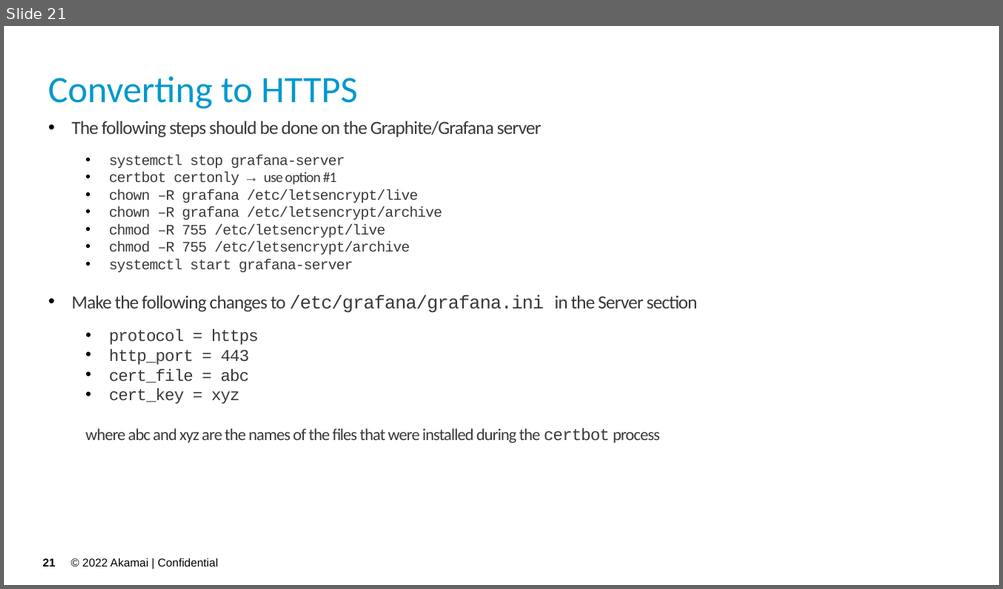
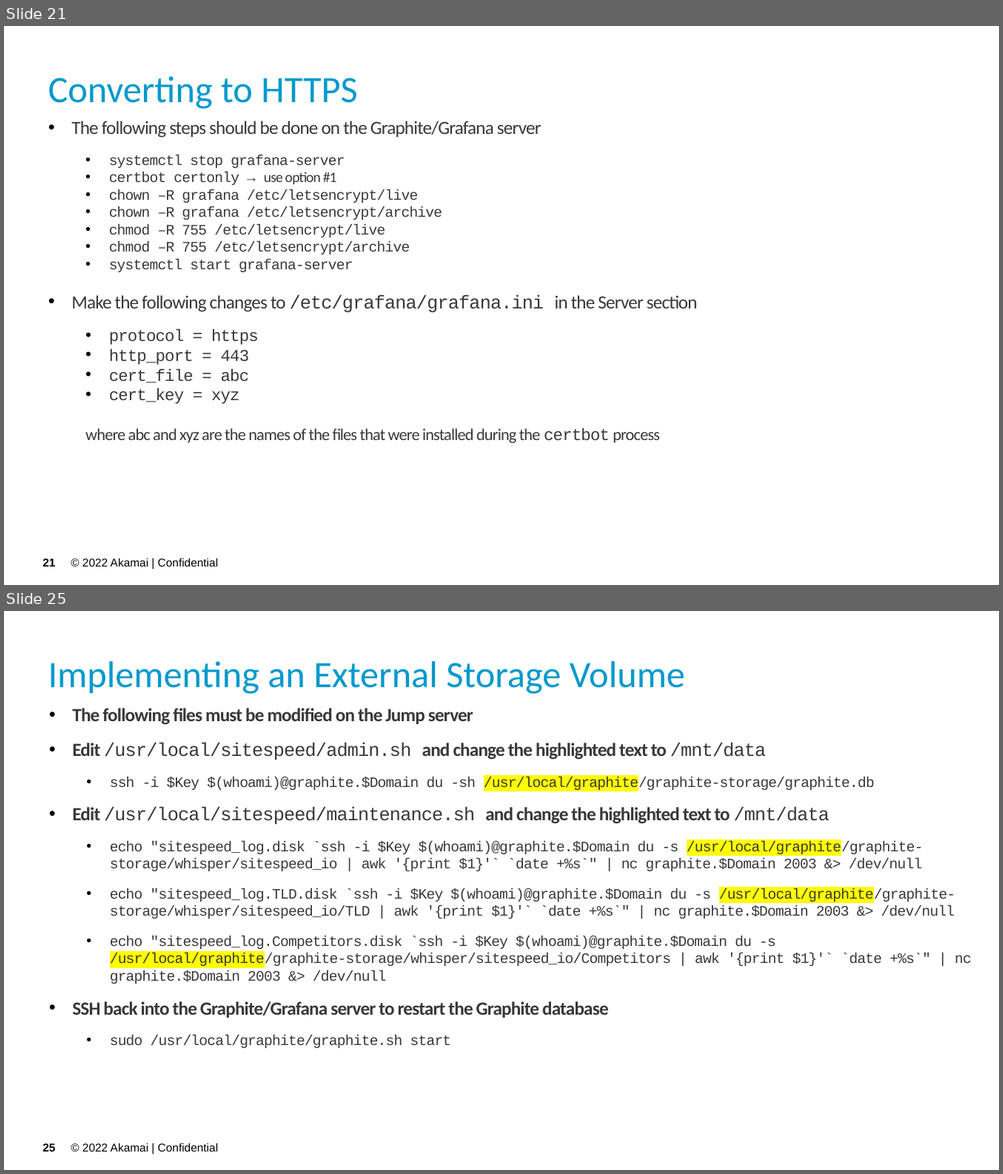
Before and after one commit to akamai-consulting/sitespeed, a slide deck: Info/Guide.pptx. Shown one above the other, each under a label of ours: slide 21 before the commit, slides 21 and 25 after it; the slides between them are not shown. The pictures are 1003x589 and 1003x1174 pixels, drawn with LibreOffice and Linux fonts; fonts in the diff are those of the drawing; background and template pictures are left out. Boxes give left, top, right and bottom in pixels: in the first picture for what was removed or moved away, otherwise in the second. Text is boxed around its words. In the diff, an @@ line names an element or a change of style, - is before the commit and + after.

Commit message:
Instructions for using external volume

```diff
--- a/Info/Guide.pptx
+++ b/Info/Guide.pptx
@@ slide 25 added at (4,611,999,1170), background picture (left out); not listed: 2 template elements that a slide beside it also shows @@
@@ title added at (48,661,685,694), 36 pt, text #0099CC @@
+Implementing an External Storage Volume
@@ text added at (72,708,971,1048), 14 pt, text #383838 @@
+• The following files must be modified on the Jump server
+• Edit /usr/local/sitespeed/admin.sh and change the highlighted text to /mnt/data
+  • ssh -i $Key $(whoami)@graphite.$Domain du -sh /usr/local/graphite/graphite-storage/graphite.db
+• Edit /usr/local/sitespeed/maintenance.sh and change the highlighted text to /mnt/data
+  • echo "sitespeed_log.disk `ssh -i $Key $(whoami)@graphite.$Domain du -s /usr/local/graphite/graphite-storage/whisper/sitespeed_io | awk '{print $1}'` `date +%s`" | nc graphite.$Domain 2003 &> /dev/null
+  • echo "sitespeed_log.TLD.disk `ssh -i $Key $(whoami)@graphite.$Domain du -s /usr/local/graphite/graphite-storage/whisper/sitespeed_io/TLD | awk '{print $1}'` `date +%s`" | nc graphite.$Domain 2003 &> /dev/null
+  • echo "sitespeed_log.Competitors.disk `ssh -i $Key $(whoami)@graphite.$Domain du -s /usr/local/graphite/graphite-storage/whisper/sitespeed_io/Competitors | awk '{print $1}'` `date +%s`" | nc graphite.$Domain 2003 &> /dev/null
+• SSH back into the Graphite/Grafana server to restart the Graphite database
+  • sudo /usr/local/graphite/graphite.sh start
```
Also in this commit, not shown: 1 slide changed, 3 other slides added, 1 other file.
